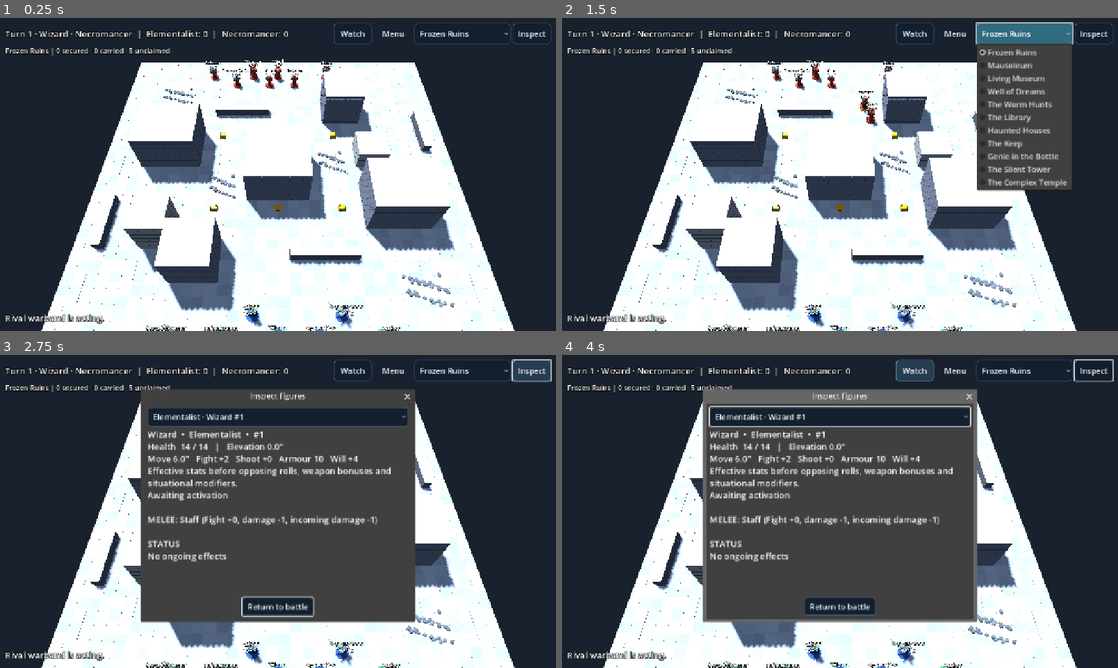
Above: before the commit, frames 1-4 (two rows, left to right).
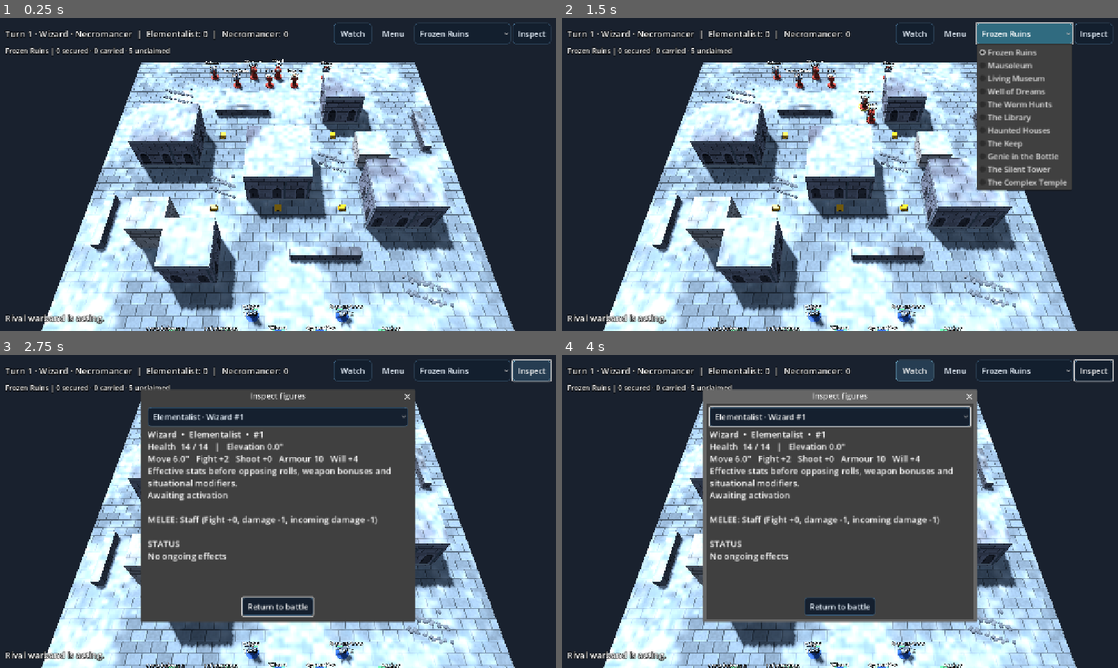
Above: after the commit, the same moments.

Repository: drag0nblad3/Frostgame
Game: Godot game, scene res://scenes/main.tscn
Same seed, same stepped clock (60 frames per second), same inputs: the game is played once before the commit and once after it.
Inputs:
- Up to frame 1 (0.25 s): no input
- Up to frame 2 (1.5 s): click "Watch" at 0.5 s; click "Frozen Ruins" at 1.25 s
- Up to frame 3 (2.75 s): click "Inspect" at 2 s
- Up to frame 4 (4 s): click "Elementalist · Wizard #1" at 2.75 s; click "Watch" at 3.5 s

The runs differ from the first frame. In frame 1, 41% of the frame differs, in the area x 7-93%, y 14-100%; in frame 2, 40%; in frame 3, 17%; in frame 4, 17%.

Commit message:
Replace blocky masonry with procedural frozen stone and snow materials

Diff:
--- a/src/view/board_view.gd
+++ b/src/view/board_view.gd
@@ -20,7 +20,7 @@
 	top.material_override = _mat(Color(0.74, 0.79, 0.86), 0.9)
 	top.position = TableSpace.to_world(board.size * 0.5, -0.25)
 	add_child(top)
-	add_child(TabletopDetails.ground(board))
+	add_child(StoneFinish.floor_surface(board))
 	TerrainDressing.slab_frame(self, board)
 	for piece in board.pieces:
 		match piece.kind.id:
@@ -33,7 +33,8 @@
 			_:
 				add_child(_piece(piece))
 				TabletopDetails.decorate(self, piece)
-				TerrainDressing.masonry(self, piece)
+				if piece.kind.id in ["ruin", "tower", "null_upper"]:
+					RuinSilhouette.decorate(self, piece)
 
 
 func _piece(piece: TerrainPiece) -> MeshInstance3D:
@@ -89,7 +90,7 @@
 	var mat := _mat(col, 0.95)
 	if col.a < 1.0:
 		mat.transparency = BaseMaterial3D.TRANSPARENCY_ALPHA
-	mi.material_override = mat
+	mi.material_override = StoneFinish.material(col, false, piece.kind.id == "ruin", piece.rect.position) if piece.kind.id in StoneFinish.STONE_KINDS else mat
 	mi.position = TableSpace.to_world(piece.rect.get_center(), h * 0.5)
 	return mi
 
--- /dev/null
+++ b/src/view/materials/frozen_stone.gdshader
@@ -0,0 +1,63 @@
+shader_type spatial;
+render_mode diffuse_burley, specular_schlick_ggx;
+// World-space stonework: no stretched UVs, extra geometry or external texture assets.
+uniform vec4 stone_color : source_color = vec4(0.39, 0.43, 0.48, 1.0);
+uniform bool ground = false;
+uniform bool blind_arches = false;
+uniform vec2 footprint_origin = vec2(0.0);
+varying vec3 world_pos;
+varying vec3 world_normal;
+
+float hash21(vec2 p) {
+	return fract(sin(dot(p, vec2(127.1, 311.7))) * 43758.5453);
+}
+float noise2(vec2 p) {
+	vec2 i = floor(p);
+	vec2 f = fract(p);
+	f = f * f * (3.0 - 2.0 * f);
+	return mix(mix(hash21(i), hash21(i + vec2(1.,0.)), f.x),
+		mix(hash21(i + vec2(0.,1.)), hash21(i + vec2(1.,1.)), f.x), f.y);
+}
+void vertex() {
+	world_pos = (MODEL_MATRIX * vec4(VERTEX, 1.0)).xyz;
+	world_normal = normalize(mat3(MODEL_MATRIX) * NORMAL);
+}
+void fragment() {
+	vec3 n = normalize(world_normal);
+	vec2 horizontal = world_pos.xz;
+	bool top = n.y > 0.5;
+	float u = abs(n.x) > abs(n.z) ? world_pos.z : world_pos.x;
+	float local_u = abs(n.x) > abs(n.z) ? world_pos.z - footprint_origin.y : world_pos.x - footprint_origin.x;
+	vec2 p = top ? horizontal : vec2(u, world_pos.y);
+	vec2 scale = top ? vec2(0.84, 1.12) : vec2(0.86, 1.58);
+	vec2 brick = p * scale;
+	brick.x += mod(floor(brick.y), 2.0) * 0.5;
+	vec2 tile = floor(brick);
+	vec2 grain = fract(brick);
+	float edge = min(min(grain.x, 1.0-grain.x), min(grain.y, 1.0-grain.y));
+	float wide = smoothstep(0.018, 0.053, edge);
+	float chips = noise2(p * 7.4);
+	float tone = 0.84 + 0.25 * hash21(tile) + 0.11 * chips;
+	vec3 rock = stone_color.rgb * tone;
+	rock *= mix(0.51, 1.0, wide);
+	rock += vec3(0.045, 0.058, 0.065) * (1.0 - smoothstep(0.045, 0.12, min(grain.x, grain.y))) * wide;
+	float drift = noise2(horizontal * 0.24) * 0.72 + noise2(horizontal * 1.3) * 0.28;
+	float snow = top ? smoothstep(ground ? 0.34 : 0.20, ground ? 0.68 : 0.58, drift) : 0.0;
+	vec3 ice = mix(vec3(0.52, 0.64, 0.72), vec3(0.84, 0.89, 0.92), noise2(horizontal * 2.2));
+	if (ground) {
+		rock = mix(rock, rock * 0.8 + vec3(0.11, 0.13, 0.14), 0.4);
+	}
+	if (blind_arches && !top && n.y > -0.2) {
+		// Blind gothic recesses, filled with masonry rather than fake entrances.
+		float x = abs(mod(local_u + 0.15, 2.15) - 1.075);
+		float y = world_pos.y - 1.55;
+		float dist = length(vec2(x * 1.4, max(0.0, y)));
+		float opening = (1.0 - smoothstep(0.55, 0.60, dist)) * smoothstep(0.42, 0.49, world_pos.y);
+		float arch_rim = smoothstep(0.55, 0.61, dist) * (1.0 - smoothstep(0.74, 0.80, dist)) * smoothstep(0.40, 0.50, world_pos.y);
+		rock = mix(rock, rock * 0.46, opening * 0.87);
+		rock = mix(rock, stone_color.rgb * 1.20, arch_rim * 0.8);
+	}
+	ALBEDO = mix(rock, ice, snow * 0.90);
+	ROUGHNESS = mix(0.93, 0.64, snow);
+	SPECULAR = mix(0.21, 0.33, snow);
+}
--- /dev/null
+++ b/src/view/ruin_silhouette.gd
@@ -0,0 +1,30 @@
+class_name RuinSilhouette
+extends RefCounted
+## Snowy cornices and chipped architectural relief. All detail stays in bounds.
+
+
+static func decorate(root: Node3D, p: TerrainPiece) -> void:
+	var rect := p.rect
+	var h := p.kind.height
+	var stone := Color(0.30, 0.36, 0.41)
+	var trim := Color(0.56, 0.62, 0.65)
+	# Narrow cornices and buttress faces end at the logical terrain top.
+	for y: float in [0.16, h - 0.26]:
+		for side: float in [-1.0, 1.0]:
+			MiniatureFactory.box(root, Vector3(rect.get_center().x, y, rect.get_center().y + side * (rect.size.y * 0.5 - 0.035)), Vector3(rect.size.x - 0.04, 0.20, 0.09), trim)
+			MiniatureFactory.box(root, Vector3(rect.get_center().x + side * (rect.size.x * 0.5 - 0.035), y, rect.get_center().y), Vector3(0.09, 0.20, rect.size.y - 0.04), trim)
+	if p.kind.id != "ruin":
+		return
+	for side: float in [-1.0, 1.0]:
+		for i in maxi(1, floori(rect.size.x / 2.1)):
+			var x := rect.position.x + 0.25 + i * 2.1
+			if x >= rect.end.x - 0.12:
+				break
+			var z := rect.get_center().y + side * (rect.size.y * 0.5 - 0.025)
+			MiniatureFactory.box(root, Vector3(x, h * 0.44, z), Vector3(0.20, h * 0.78, 0.075), stone)
+		for i in maxi(1, floori(rect.size.y / 2.1)):
+			var z := rect.position.y + 0.25 + i * 2.1
+			if z >= rect.end.y - 0.12:
+				break
+			var x := rect.get_center().x + side * (rect.size.x * 0.5 - 0.025)
+			MiniatureFactory.box(root, Vector3(x, h * 0.44, z), Vector3(0.075, h * 0.78, 0.20), stone)
--- /dev/null
+++ b/src/view/stone_finish.gd
@@ -0,0 +1,27 @@
+class_name StoneFinish
+extends RefCounted
+## Shared world-space materials for terrain; no per-brick draw calls.
+
+const STONE := preload("res://src/view/materials/frozen_stone.gdshader")
+const STONE_KINDS := ["ruin", "wall", "platform", "tower", "hut_wall", "null_annex", "null_walk", "null_lower", "null_middle", "null_upper"]
+
+
+static func material(color: Color, ground: bool = false, arches: bool = false, origin: Vector2 = Vector2.ZERO) -> ShaderMaterial:
+	var mat := ShaderMaterial.new()
+	mat.shader = STONE
+	mat.set_shader_parameter("stone_color", color)
+	mat.set_shader_parameter("ground", ground)
+	mat.set_shader_parameter("blind_arches", arches)
+	mat.set_shader_parameter("footprint_origin", origin)
+	return mat
+
+
+static func floor_surface(board: Board) -> MeshInstance3D:
+	var node := MeshInstance3D.new()
+	var slab := PlaneMesh.new()
+	slab.size = board.size
+	node.mesh = slab
+	node.position = TableSpace.to_world(board.size * 0.5, 0.008)
+	node.material_override = material(Color(0.47, 0.54, 0.60), true)
+	node.cast_shadow = GeometryInstance3D.SHADOW_CASTING_SETTING_OFF
+	return node
--- a/src/view/tabletop_details.gd
+++ b/src/view/tabletop_details.gd
@@ -61,14 +61,4 @@
 				MiniatureFactory.box(decor, Vector3(rect.position.x + 0.025, 0.42 + level * 0.72, z), Vector3(0.05, 0.44, 0.55), shade)
 				MiniatureFactory.box(decor, Vector3(rect.end.x - 0.025, 0.42 + level * 0.72, z), Vector3(0.05, 0.44, 0.55), shade.darkened(0.13))
 		return
-	# Snow cap lies on the exact terrain top; narrow mortar lines break up solid blocks.
-	MiniatureFactory.box(decor, TableSpace.to_world(center, h + 0.017), Vector3(rect.size.x, 0.035, rect.size.y), Color(0.77, 0.84, 0.91))
-	for level in maxi(1, floori(h / 0.65)):
-		var y := 0.36 + level * 0.65
-		if y >= h:
-			break
-		var color := Color(0.30, 0.35, 0.40)
-		for z: float in [rect.position.y + 0.015, rect.end.y - 0.015]:
-			MiniatureFactory.box(decor, Vector3(center.x, y, z), Vector3(rect.size.x * 0.98, 0.055, 0.035), color)
-		for x: float in [rect.position.x + 0.015, rect.end.x - 0.015]:
-			MiniatureFactory.box(decor, Vector3(x, y, center.y), Vector3(0.035, 0.055, rect.size.y * 0.98), color)
+	# Stone surfaces use StoneFinish's procedural snow and masonry shader.
